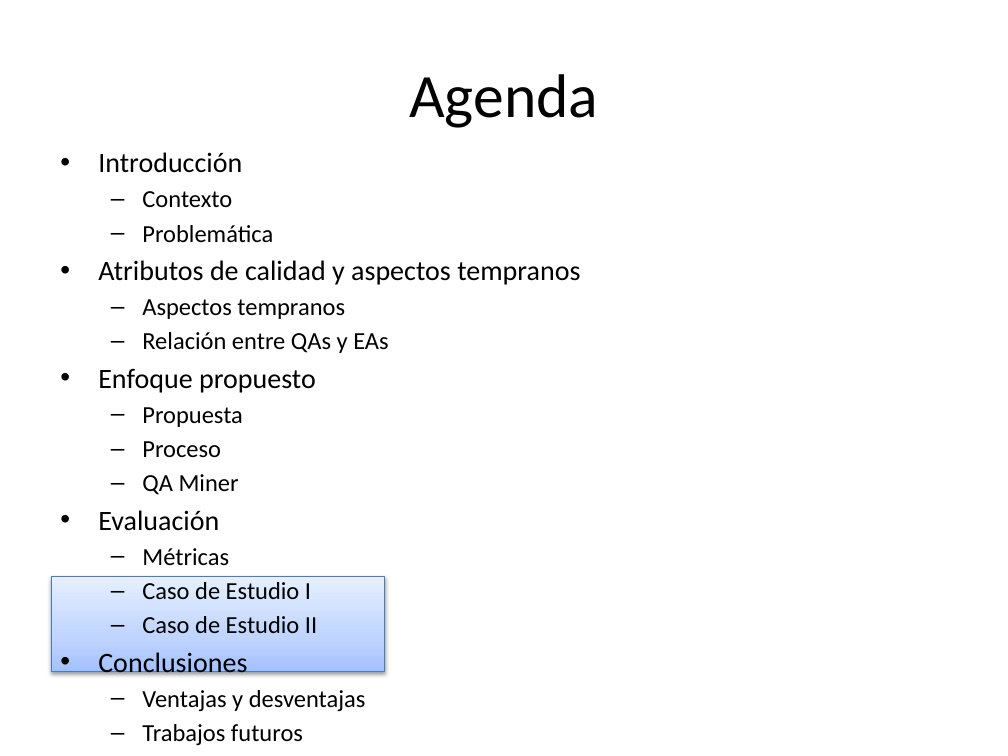
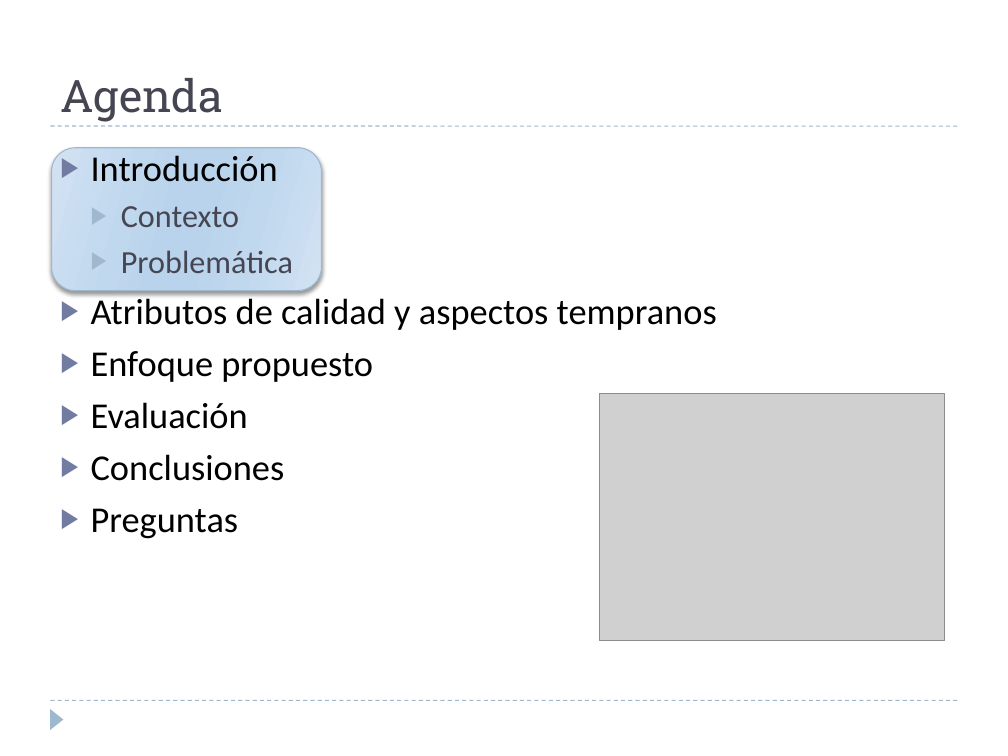
Before and after one commit to alejandrorago/qatesis2, a slide deck: slide 3 of Capitulos Finales/filiminasPeladas.pptx (slide 19 before the commit). Drawn at 1008x756 pixels with LibreOffice and Linux fonts; fonts in the diff are those of the drawing; grey boxes stand for pictures. Boxes give left, top, right and bottom in pixels: in the first picture for what was removed or moved away, otherwise in the second. Text is boxed around its words. In the diff, an @@ line names an element or a change of style, - is before the commit and + after.

```diff
--- a/Capitulos Finales/filiminasPeladas.pptx
+++ b/Capitulos Finales/filiminasPeladas.pptx
@@ title "Agenda": place and size @@
-title "Agenda" at (409, 74, 598, 128)
+title "Agenda" at (60, 78, 223, 122)
@@ title "Agenda" at (60, 78, 223, 122): size 44 to 32 pt, font Calibri to Roboto Slab, text colour #000000 to #464653; alignment centre to left; vertical alignment middle to bottom @@
@@ text "Introducción" at (91, 155, 717, 539): size 20 to 26 pt in "Introducción", "Atributos de calidad y aspectos tempranos", "Enfoque propuesto", "Evaluación" and 2 more places; size 17.5 to 23 pt, text colour #000000 to #464653 in "Contexto", "Problemática"; bullet • to ▶; more space between paragraphs; bullet – to ▶ @@
@@ line added from (50, 126) to (958, 126), #9FB8CD 0.75 pt dashed @@
@@ rounded rectangle added at (51, 148, 322, 291), fill gradient #D3E3F2 to #C0D8EE to #BAD4EC, outline #9FB8CD 0.75 pt @@
@@ text at (142, 299, 388, 353): paragraphs removed @@
-  – Aspectos tempranos
-  – Relación entre QAs y EAs
@@ text at (142, 407, 243, 495): paragraphs removed @@
-  – Propuesta
-  – Proceso
-  – QA Miner
@@ picture added at (599, 394, 943, 641) @@
@@ text at (142, 548, 317, 633): paragraphs removed @@
-  – Métricas
-  – Caso de Estudio I
-  – Caso de Estudio II
@@ rectangle removed at (51, 577, 385, 671) @@
@@ line added from (50, 701) to (958, 701), #9FB8CD 0.75 pt dashed @@
@@ triangle added at (50, 709, 64, 730), fill #9FB8CD @@
@@ text at (142, 690, 366, 746): paragraphs removed @@
-  – Ventajas y desventajas
-  – Trabajos futuros
```
Also in this commit, not shown: 23 other slides changed, 1 slide added.
